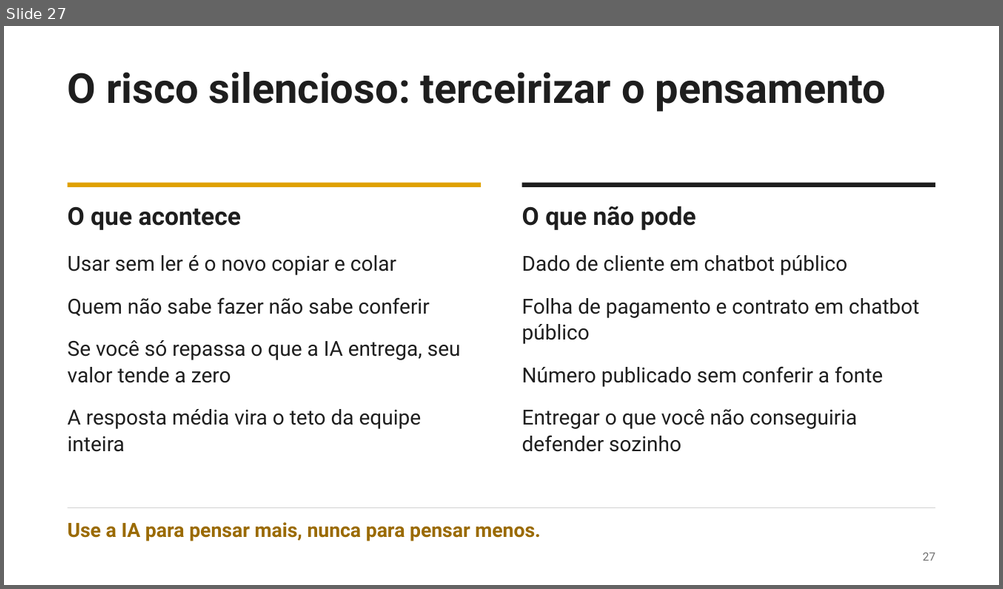
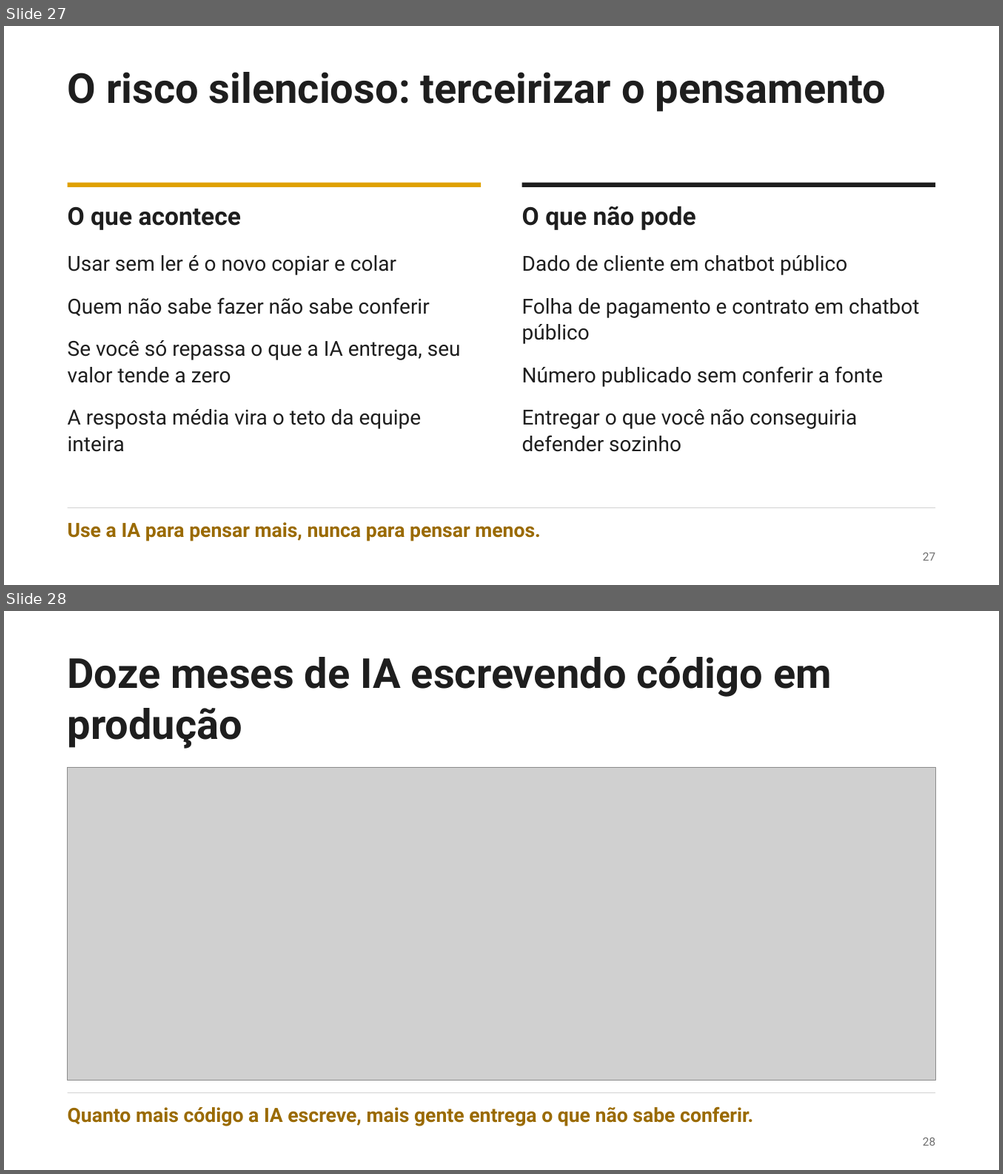
Before and after one commit to talks4all/talks4all.github.io, a slide deck: files/ia-no-seu-dia-urcamp.pptx. Shown one above the other, each under a label of ours: slide 27 before the commit, slides 27 and 28 after it. The pictures are 1003x589 and 1003x1174 pixels, drawn with LibreOffice and Linux fonts; fonts in the diff are those of the drawing; grey boxes stand for pictures. Boxes give left, top, right and bottom in pixels: in the first picture for what was removed or moved away, otherwise in the second. Text is boxed around its words. In the diff, an @@ line names an element or a change of style, - is before the commit and + after.

```diff
--- a/files/ia-no-seu-dia-urcamp.pptx
+++ b/files/ia-no-seu-dia-urcamp.pptx
@@ slide 28 added at box(4, 611, 999, 1170), background #FFFFFF @@
@@ text added at box(68, 657, 831, 749), 40 pt, text #1E1E1E, bold @@
+Doze meses de IA escrevendo código em produção
@@ picture added at box(68, 768, 935, 1081) @@
@@ rectangle added at box(68, 1093, 935, 1093), fill #D6D6D6 @@
@@ text added at box(68, 1107, 753, 1127), 19 pt, text #9A6A00, bold @@
+Quanto mais código a IA escreve, mais gente entrega o que não sabe conferir.
@@ text added at box(922, 1138, 935, 1146), 11 pt, text #6E6E6E @@
+28
```
Also in this commit, not shown: 10 slides changed, 3 other slides added, 1 slide removed, 23 other files.
